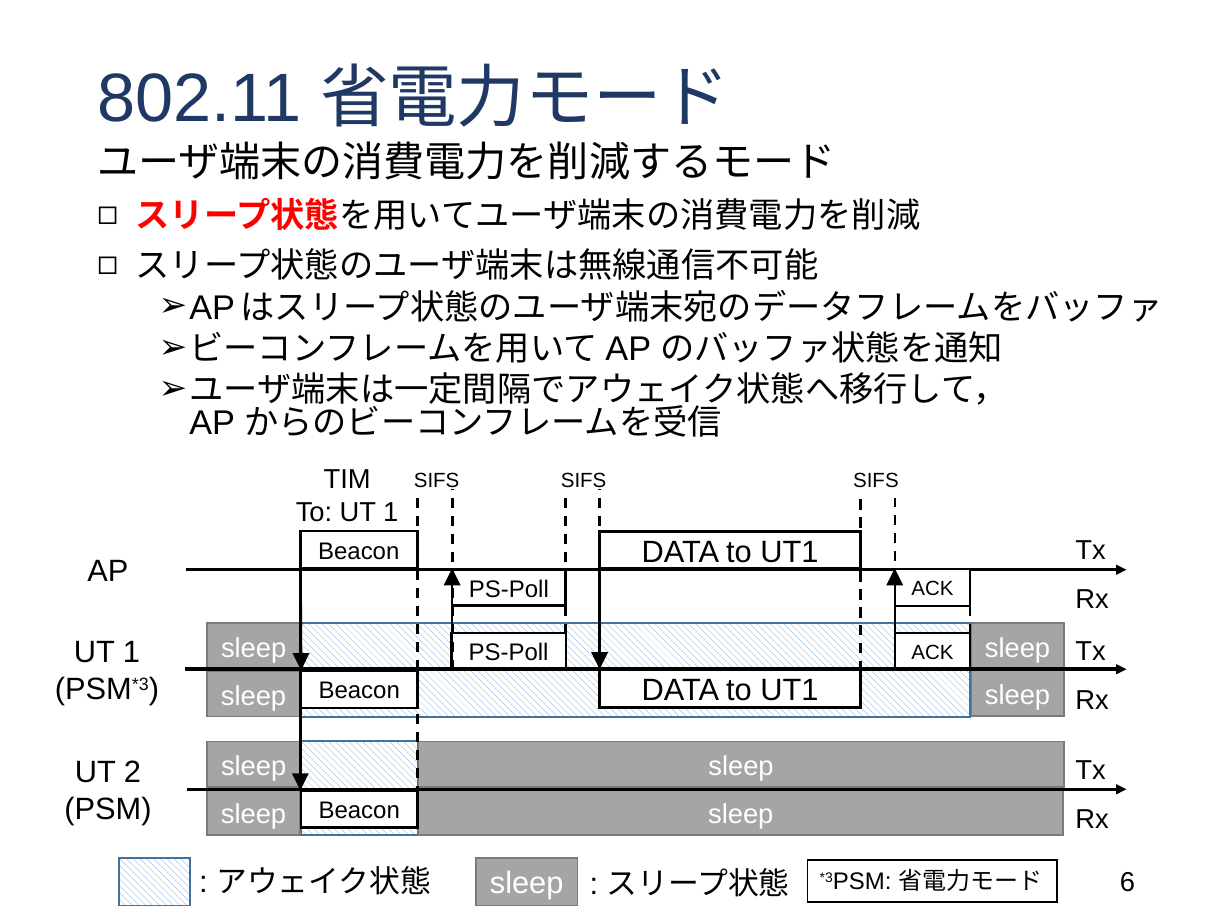
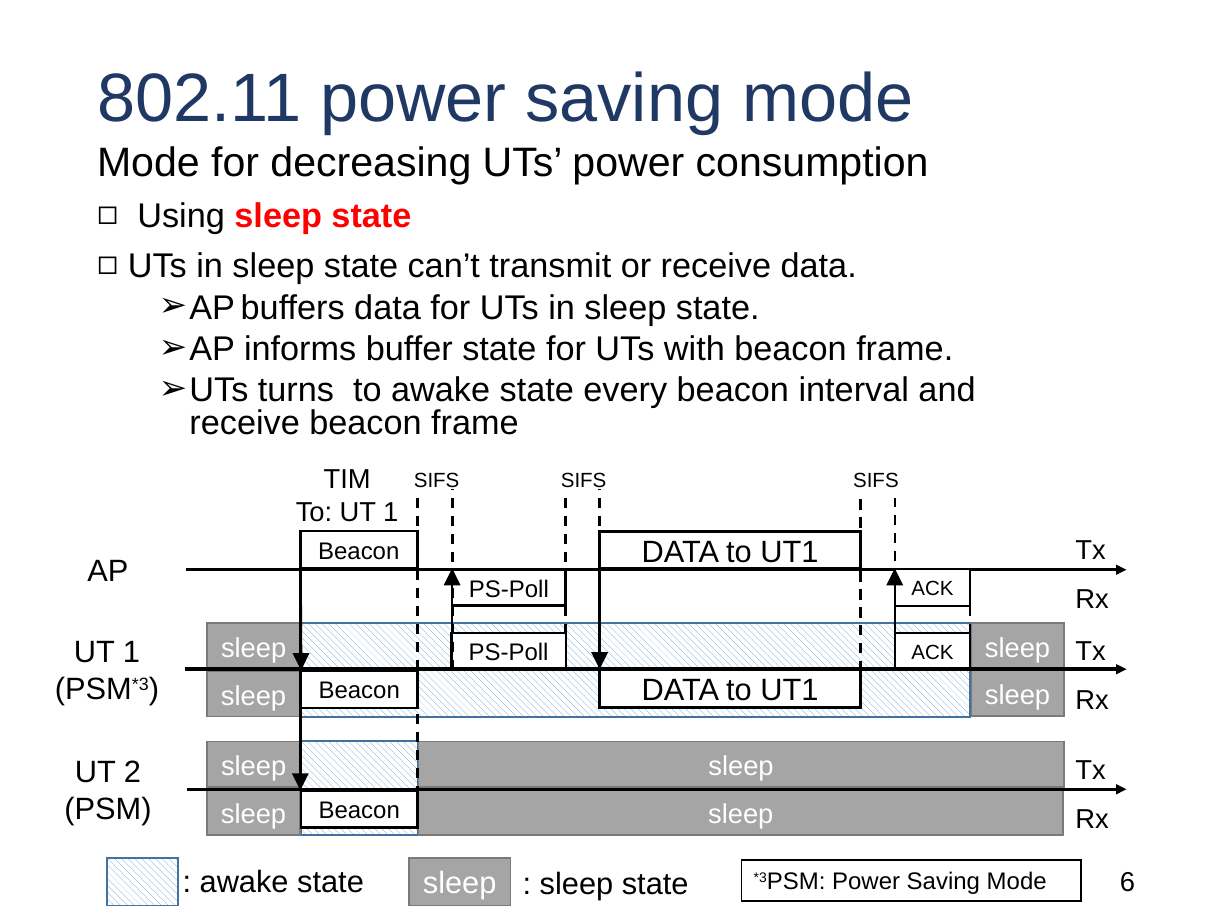
Before and after one commit to Ryo-Murakami/globecom2016_ws_presentation, a slide deck: slide 6 of globecom2016ws_murakami.pptx. Drawn at 1232x924 pixels with LibreOffice and Linux fonts; fonts in the diff are those of the drawing. Boxes give left, top, right and bottom in pixels: in the first picture for what was removed or moved away, otherwise in the second. Text is boxed around its words. In the diff, an @@ line names an element or a change of style, - is before the commit and + after.

```diff
--- a/globecom2016ws_murakami.pptx
+++ b/globecom2016ws_murakami.pptx
@@ title at (97, 71, 913, 134): text changed @@
-802.11 省電力モード
+802.11 power saving mode
@@ text at (97, 146, 975, 435): text changed @@
-ユーザ端末の消費電力を削減するモード
-◻ スリープ状態を用いてユーザ端末の消費電力を削減
-◻ スリープ状態のユーザ端末は無線通信不可能
-  ➢ AP はスリープ状態のユーザ端末宛のデータフレームをバッファ
-  ➢ ビーコンフレームを用いて AP のバッファ状態を通知
-  ➢ ユーザ端末は一定間隔でアウェイク状態へ移行して，
-    AP からのビーコンフレームを受信
+Mode for decreasing UTs’ power consumption
+◻ Using sleep state
+◻ UTs in sleep state can’t transmit or receive data.
+  ➢ AP buffers data for UTs in sleep state.
+  ➢ AP informs buffer state for UTs with beacon frame.
+  ➢ UTs turns to awake state every beacon interval and
+    receive beacon frame
@@ rectangle: place and size @@
-rectangle at (118, 857, 190, 906)
+rectangle at (107, 857, 179, 906)
@@ text at (200, 869, 364, 893): text changed @@
-: アウェイク状態
+: awake state
@@ rectangle "sleep": place and size @@
-rectangle "sleep" at (476, 857, 577, 906)
+rectangle "sleep" at (409, 857, 510, 906)
@@ rectangle "*3PSM: Power Saving Mode": place and size @@
-rectangle "*3PSM: Power Saving Mode" at (808, 860, 1058, 902)
+rectangle "*3PSM: Power Saving Mode" at (742, 860, 1082, 902)
@@ text at (540, 871, 689, 900): text changed @@
-: スリープ状態
+: sleep state
@@ text in rectangle at (832, 871, 1047, 894): text changed @@
-*3PSM: 省電力モード
+*3PSM: Power Saving Mode
```
Also in this commit, not shown: 9 other slides changed.
